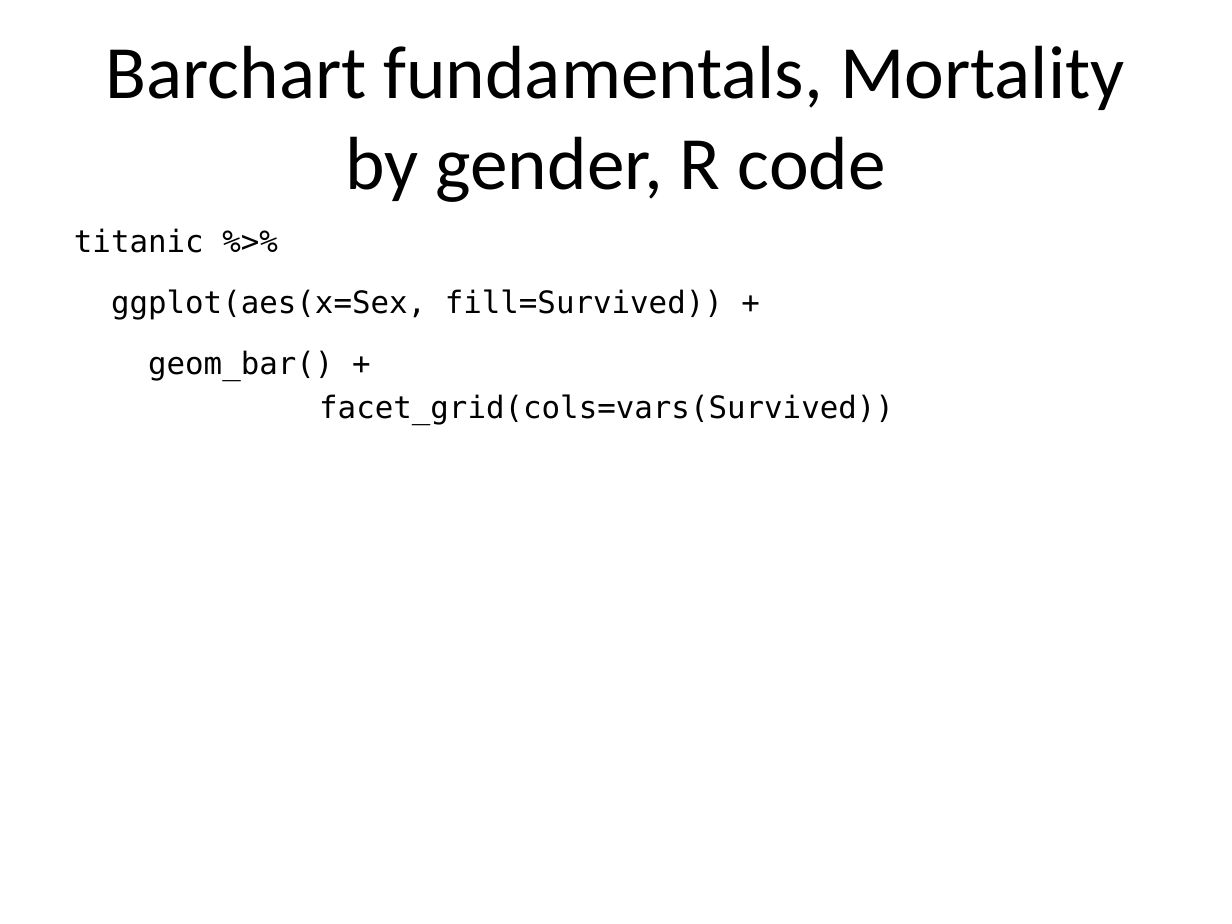
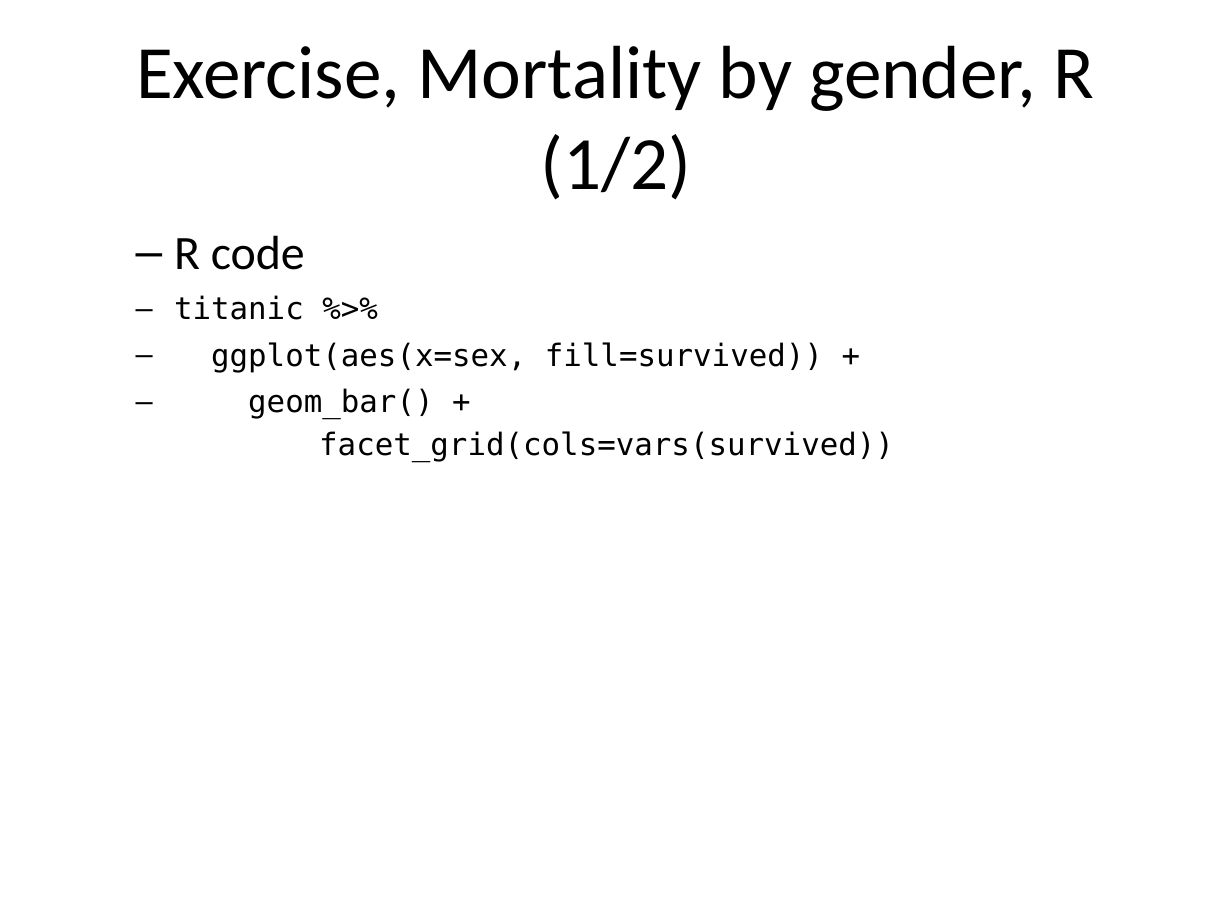
Before and after one commit to pmean/data-visualization, a slide deck: slide 83 of data-viz-02/src/complete-lecture.pptx (slide 90 before the commit). Drawn at 1232x924 pixels with LibreOffice and Linux fonts; fonts in the diff are those of the drawing. Boxes give left, top, right and bottom in pixels: in the first picture for what was removed or moved away, otherwise in the second. Text is boxed around its words. In the diff, an @@ line names an element or a change of style, - is before the commit and + after.

```diff
--- a/data-viz-02/src/complete-lecture.pptx
+++ b/data-viz-02/src/complete-lecture.pptx
@@ title at box(136, 45, 1094, 200): text changed @@
-Barchart fundamentals, Mortality by gender, R code
+Exercise, Mortality by gender, R (1/2)
@@ text at box(174, 235, 894, 462): text changed @@
-titanic %>%
-ggplot(aes(x=Sex, fill=Survived)) +
-geom_bar() +
-facet_grid(cols=vars(Survived))
+  – R code
+titanic %>%
+ggplot(aes(x=sex, fill=survived)) +
+geom_bar() +
+facet_grid(cols=vars(survived))
```
Also in this commit, not shown: 20 other slides changed, 13 slides added, 19 slides removed, 10 other files.
